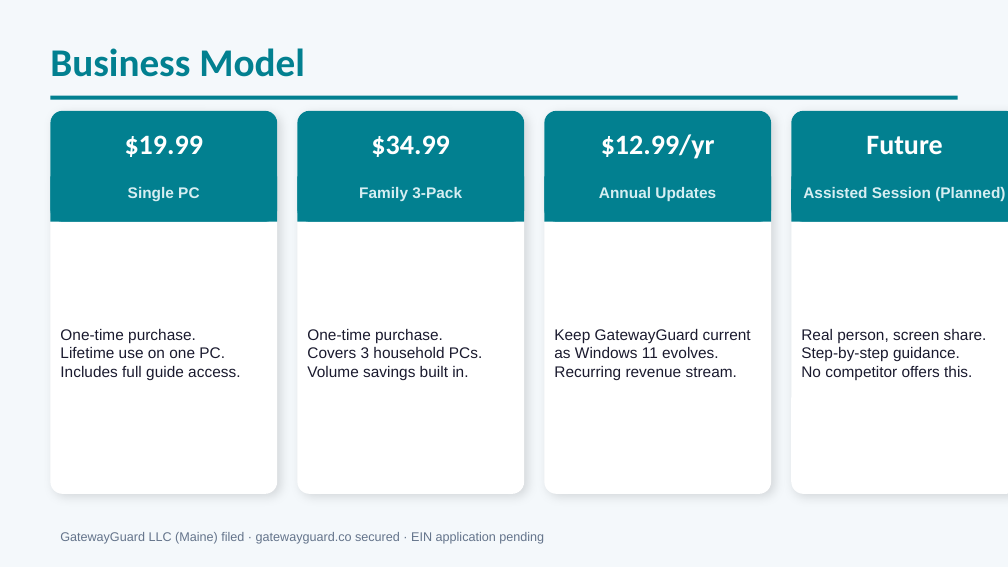
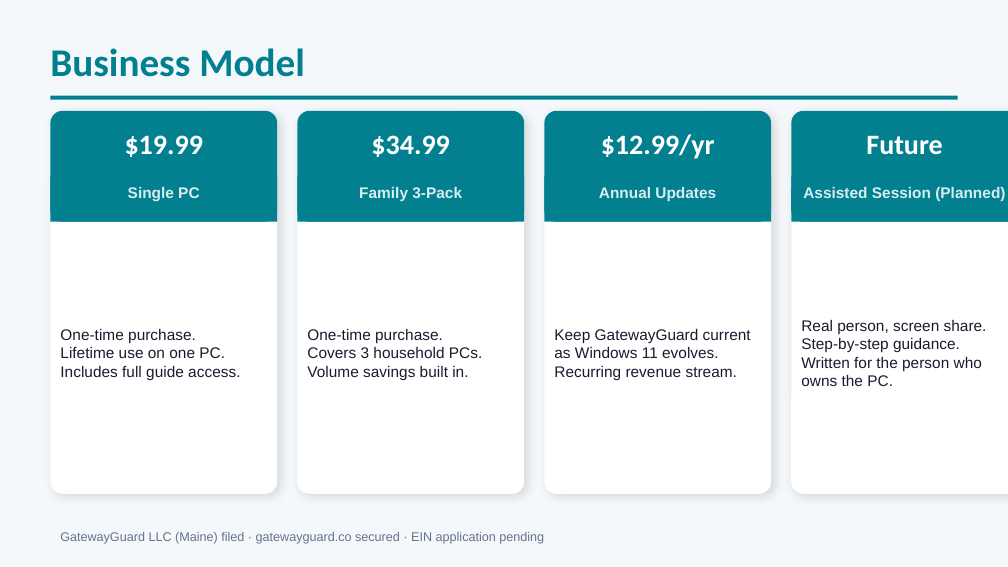
Before and after one commit to GatewayGuard/GatewayGuard, a slide deck: slide 6 of ProjectDocs/Presentation/GatewayGuard_FamilyPresentation_v3-2026-07-03.pptx. Drawn at 1008x567 pixels with LibreOffice and Linux fonts; fonts in the diff are those of the drawing. Boxes give left, top, right and bottom in pixels: in the first picture for what was removed or moved away, otherwise in the second. Text is boxed around its words. In the diff, an @@ line names an element or a change of style, - is before the commit and + after.

```diff
--- a/ProjectDocs/Presentation/GatewayGuard_FamilyPresentation_v3-2026-07-03.pptx
+++ b/ProjectDocs/Presentation/GatewayGuard_FamilyPresentation_v3-2026-07-03.pptx
@@ text at <box>801,357,982,386</box>: text changed @@
-No competitor offers this.
+Written for the person who owns the PC.
```
Also in this commit, not shown: 1 other slide changed, 2 other files.
